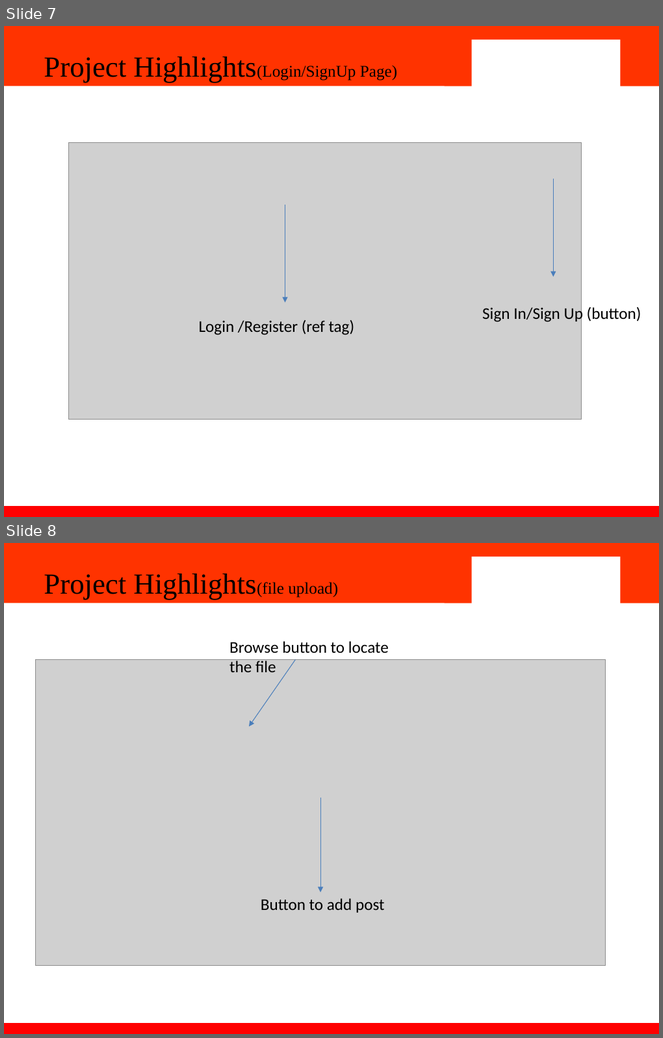
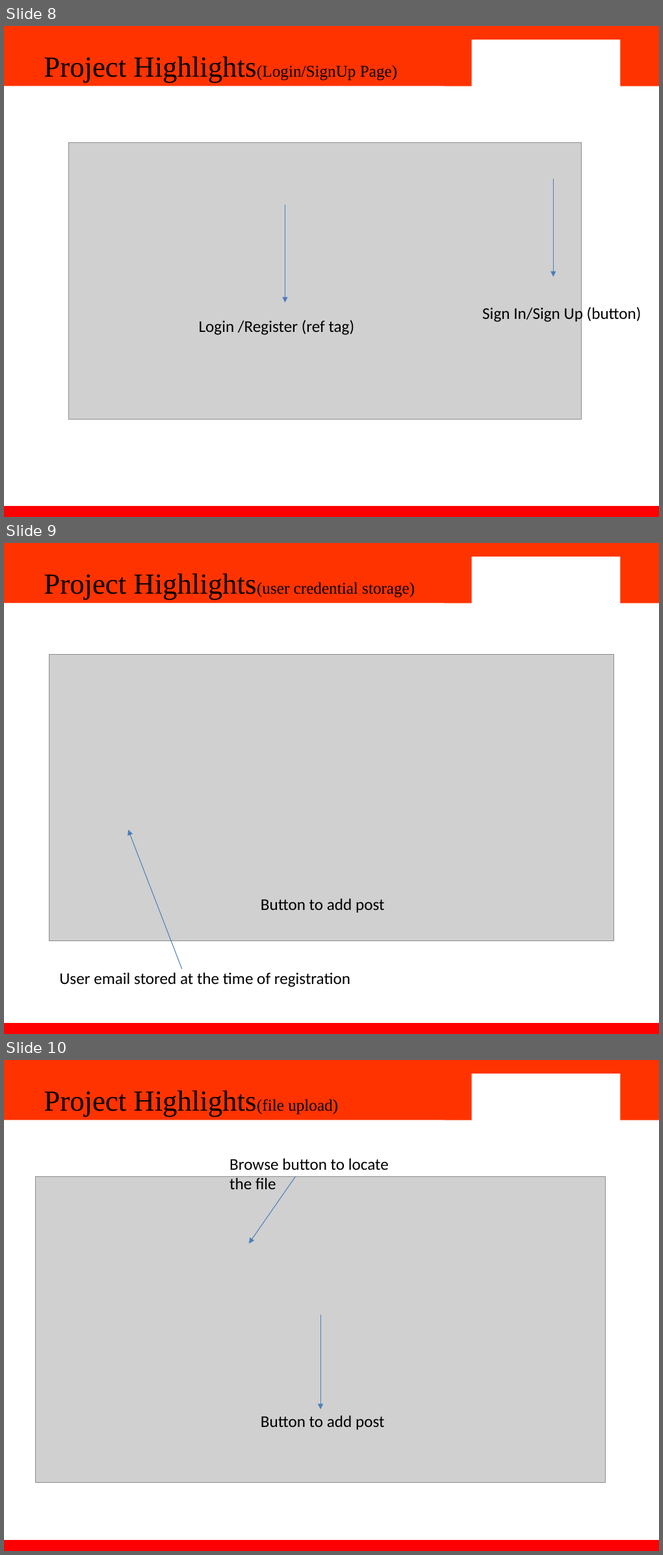
Before and after one commit to CosmosElement77/React-Insta-Clone, a slide deck: Insta clone.pptx. Shown one above the other, each under a label of ours: slides 7 and 8 before the commit, slides 8, 9 and 10 after it. The pictures are 663x1038 and 663x1555 pixels, drawn with LibreOffice and Linux fonts; fonts in the diff are those of the drawing; grey boxes stand for pictures; background and template pictures are left out. Boxes give left, top, right and bottom in pixels: in the first picture for what was removed or moved away, otherwise in the second. Text is boxed around its words. In the diff, an @@ line names an element or a change of style, - is before the commit and + after.

```diff
--- a/Insta clone.pptx
+++ b/Insta clone.pptx
@@ slide 9 added at box(4, 543, 659, 1034), background #FFFFFF; not listed: 4 template elements that a slide beside it also shows @@
@@ text added at box(44, 574, 415, 600), 18 pt, text #000000 @@
+Project Highlights(user credential storage)
@@ picture added at box(50, 654, 614, 941) @@
@@ arrow added from (182, 969) to (129, 830), #4B7EBC 0.75 pt @@
@@ text added at box(261, 899, 385, 913), 18 pt, text #000000 @@
+Button to add post
@@ text added at box(59, 973, 350, 988), 18 pt, text #000000 @@
+User email stored at the time of registration
@@ what was slide 7 is now slide 8 @@
@@ what was slide 8 is now slide 10 @@
```
Also in this commit, not shown: 5 slides changed, 2 other slides added, 1 other file.
